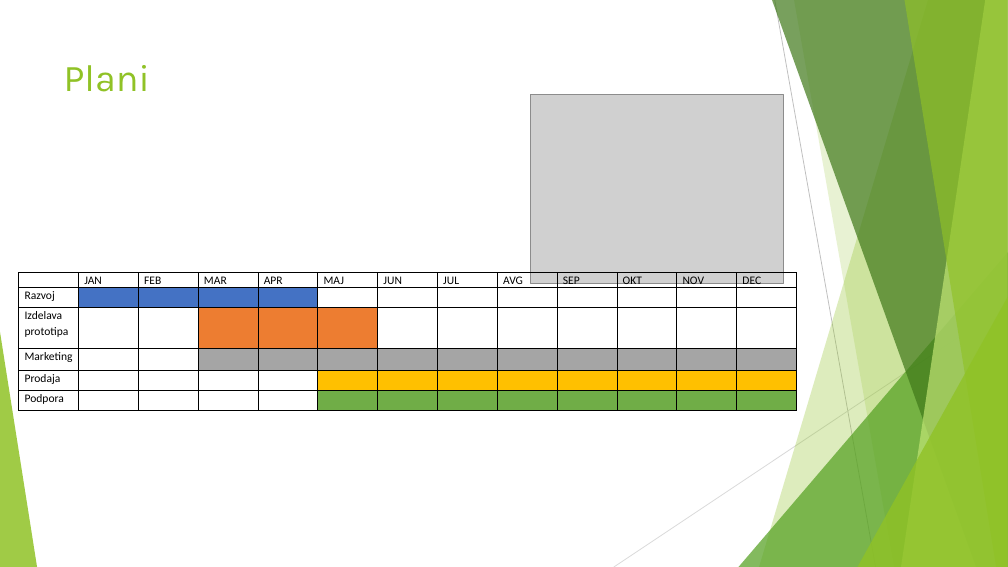
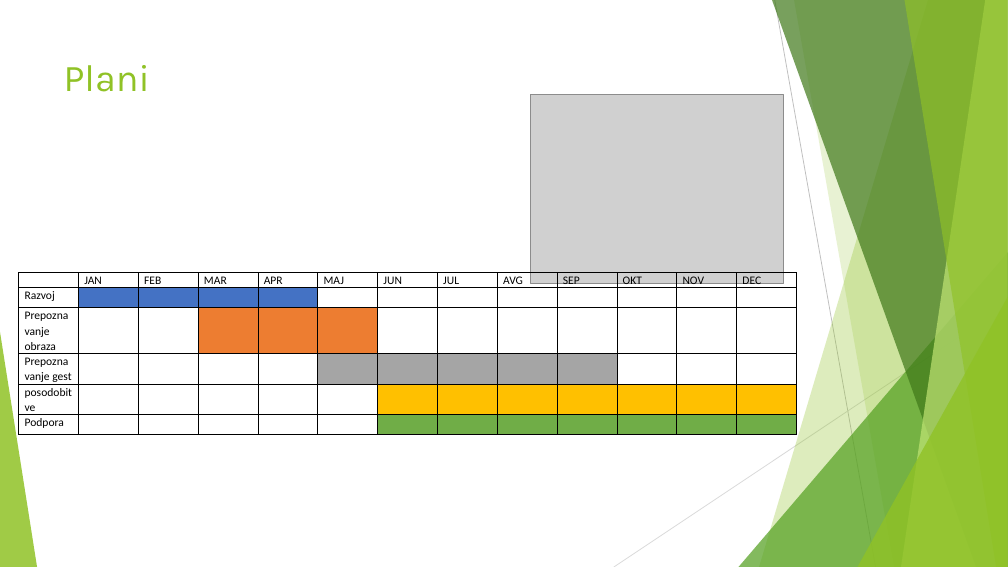
Before and after one commit to Zanz2/IPIRI_MM_RESOURCES, a slide deck: slide 10 of MAGIC-MIRROR_v5.pptx. Drawn at 1008x567 pixels with LibreOffice and Linux fonts; fonts in the diff are those of the drawing; grey boxes stand for pictures. Boxes give left, top, right and bottom in pixels: in the first picture for what was removed or moved away, otherwise in the second. Text is boxed around its words. In the diff, an @@ line names an element or a change of style, - is before the commit and + after.

```diff
--- a/MAGIC-MIRROR_v5.pptx
+++ b/MAGIC-MIRROR_v5.pptx
@@ table at box(19, 272, 796, 432) @@
-row 3, column 1: Izdelava prototipa
+row 3, column 1: Prepoznavanje obraza
-row 4, column 1: Marketing
+row 4, column 1: Prepoznavanje gest
-row 5, column 1: Prodaja
+row 5, column 1: posodobitve
@@ fill #A5A5A5 to #FFFFFF in 5 cells @@
@@ fill #FFC000 to #FFFFFF in row 5, column 6 @@
@@ fill #70AD47 to #FFFFFF in row 6, column 6 @@
```
Also in this commit, not shown: 1 other slide changed.
